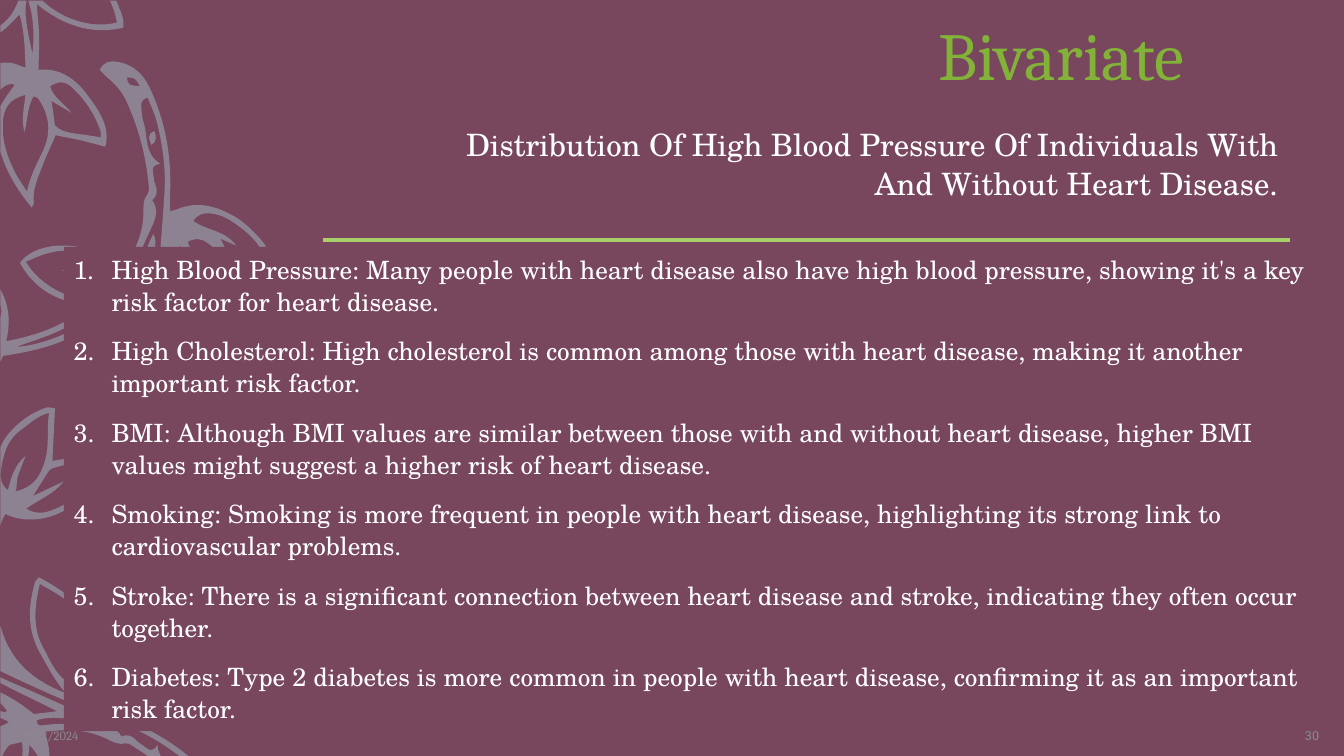
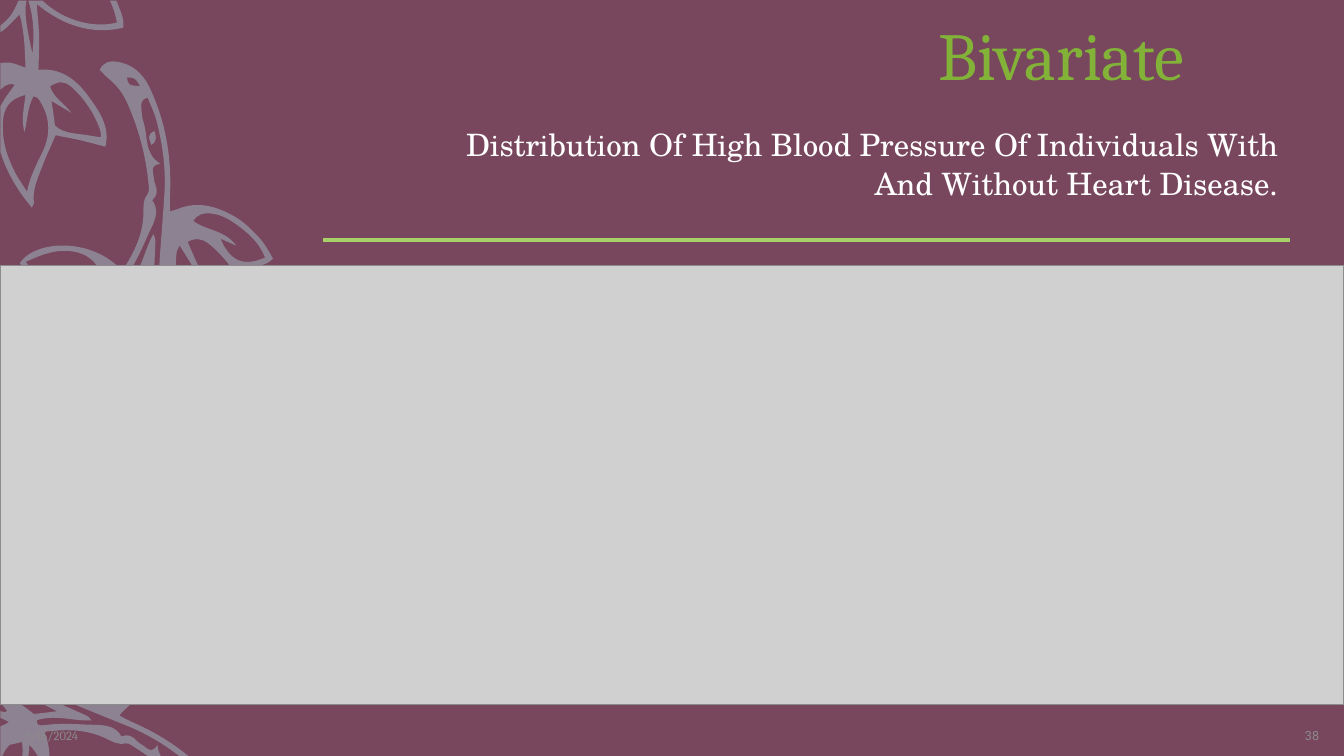
Before and after one commit to ParthiviGaikwad/Anudip, a slide deck: slide 38 of Mentor Mind/Problem Statement.pptx (slide 30 before the commit). Drawn at 1344x756 pixels with LibreOffice and Linux fonts; fonts in the diff are those of the drawing; grey boxes stand for pictures. Boxes give left, top, right and bottom in pixels: in the first picture for what was removed or moved away, otherwise in the second. Text is boxed around its words. In the diff, an @@ line names an element or a change of style, - is before the commit and + after.

```diff
--- a/Mentor Mind/Problem Statement.pptx
+++ b/Mentor Mind/Problem Statement.pptx
@@ picture added at bbox=[0, 265, 1344, 705] @@
@@ text removed at bbox=[112, 260, 1304, 719] @@
-1. High Blood Pressure: Many people with heart disease also have high blood pressure, showing it's a key risk factor for heart disease.
-2. High Cholesterol: High cholesterol is common among those with heart disease, making it another important risk factor.
-3. BMI: Although BMI values are similar between those with and without heart disease, higher BMI values might suggest a higher risk of heart disease.
-4. Smoking: Smoking is more frequent in people with heart disease, highlighting its strong link to cardiovascular problems.
-5. Stroke: There is a significant connection between heart disease and stroke, indicating they often occur together.
-6. Diabetes: Type 2 diabetes is more common in people with heart disease, confirming it as an important risk factor.
@@ text at bbox=[25, 730, 78, 743]: text changed @@
-9/12/2024
+9/16/2024
```
Also in this commit, not shown: 30 other slides changed, 55 slides added, 2 slides removed.
